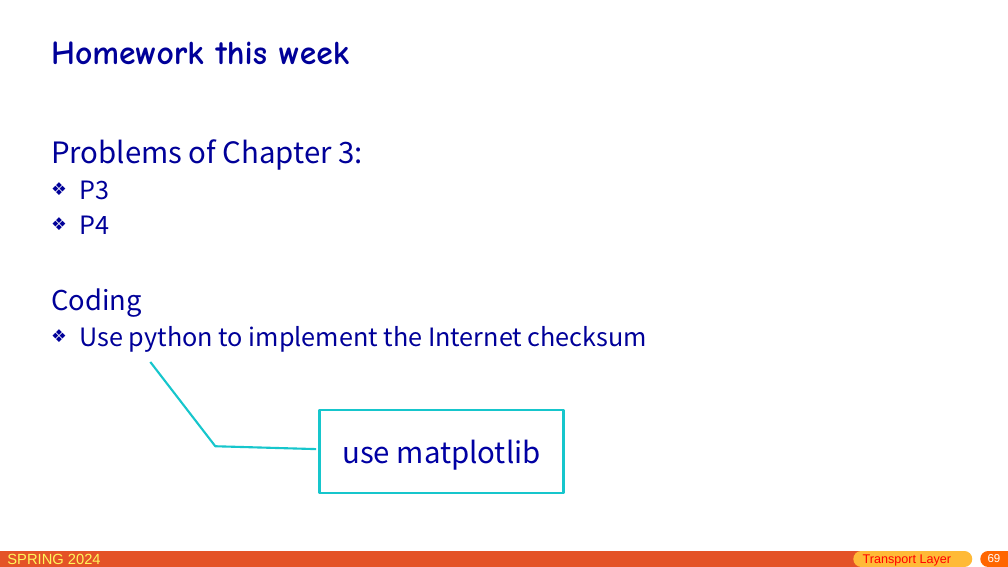
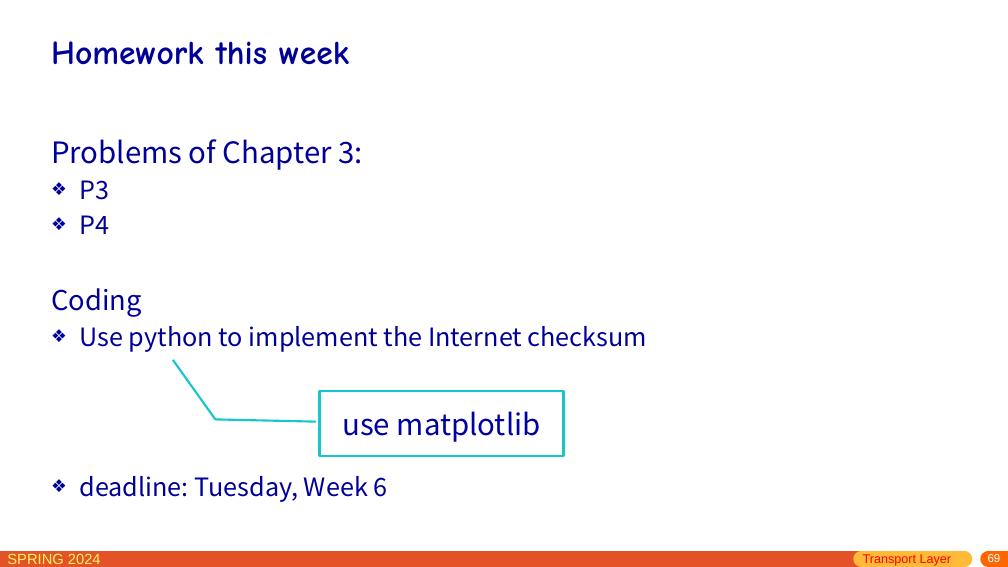
Before and after one commit to network-whu/slides, a slide deck: slide 69 of pptx/chapter3.pptx. Drawn at 1008x567 pixels with LibreOffice and Linux fonts; fonts in the diff are those of the drawing. Boxes give left, top, right and bottom in pixels: in the first picture for what was removed or moved away, otherwise in the second. Text is boxed around its words. In the diff, an @@ line names an element or a change of style, - is before the commit and + after.

Commit message:
week 6

```diff
--- a/pptx/chapter3.pptx
+++ b/pptx/chapter3.pptx
@@ border callout "use matplotlib" resized from (x1=320, y1=410, x2=564, y2=493) to (x1=320, y1=391, x2=564, y2=457) @@
@@ border callout "use matplotlib" at (x1=320, y1=391, x2=564, y2=457): proportions changed @@
@@ text at (x1=79, y1=476, x2=388, y2=502): paragraph added @@
+❖ deadline: Tuesday, Week 6
```
Also in this commit, not shown: 1 other file.
